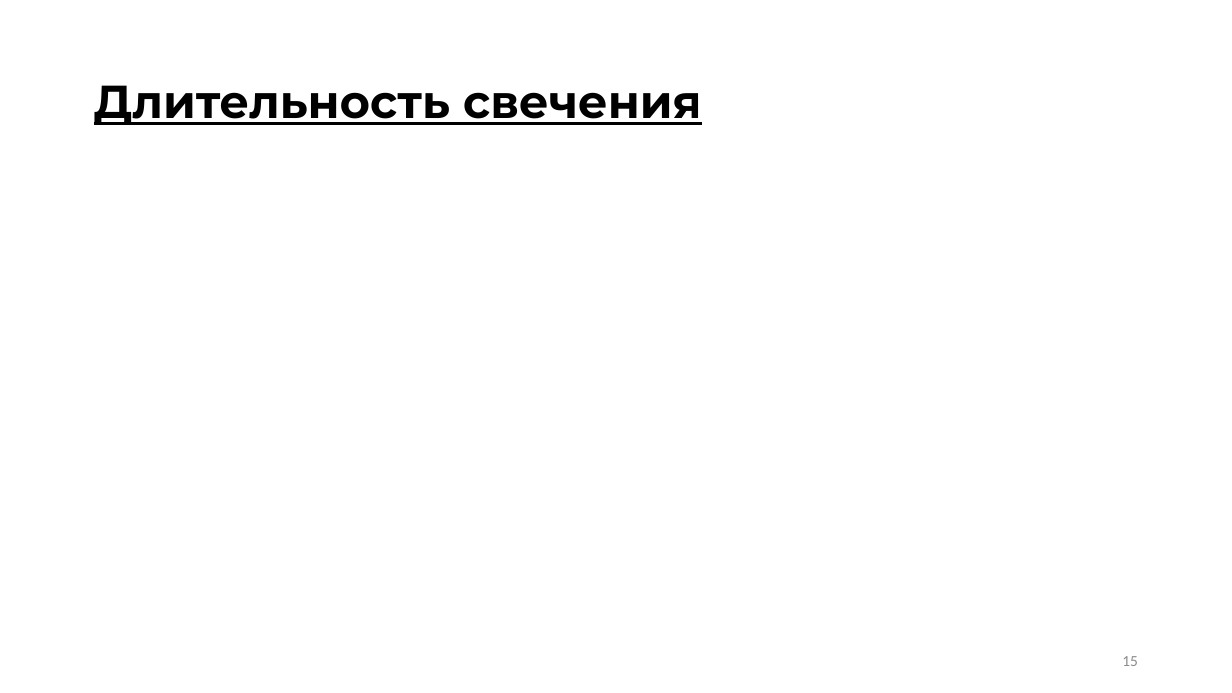
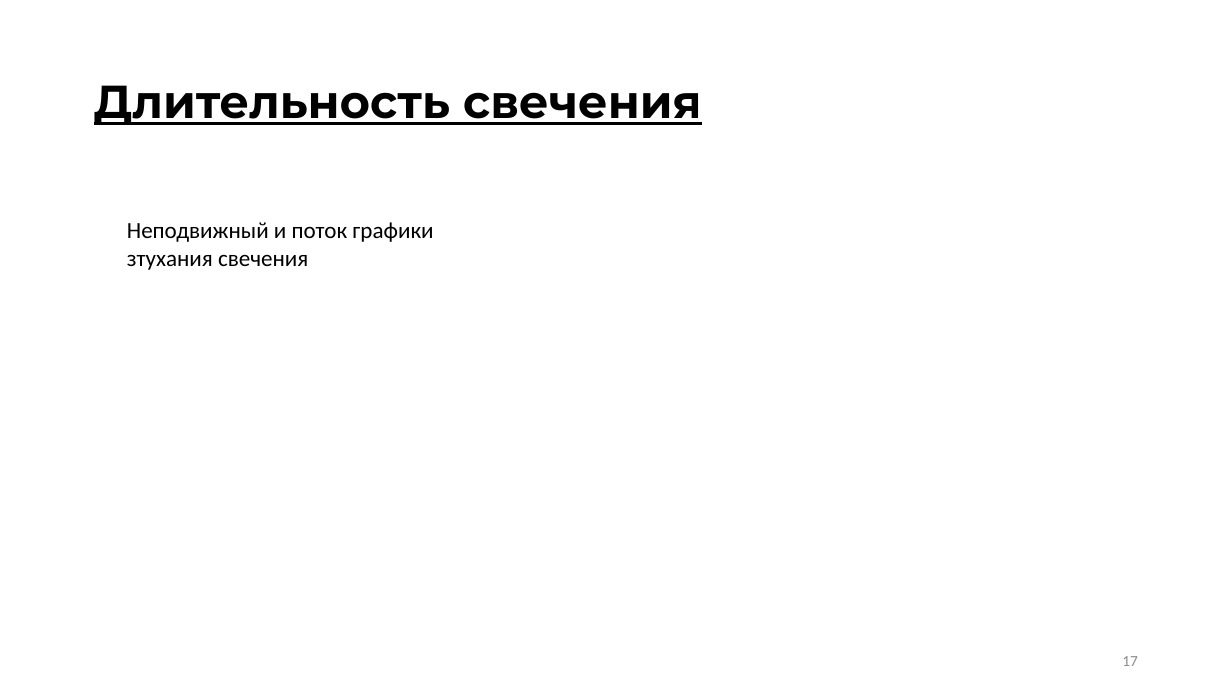
Before and after one commit to ulanich/msu, a slide deck: slide 17 of МАГ.ДИСС/предзащита.pptx (slide 15 before the commit). Drawn at 1232x693 pixels with LibreOffice and Linux fonts; fonts in the diff are those of the drawing. Boxes give left, top, right and bottom in pixels: in the first picture for what was removed or moved away, otherwise in the second. Text is boxed around its words. In the diff, an @@ line names an element or a change of style, - is before the commit and + after.

```diff
--- a/МАГ.ДИСС/предзащита.pptx
+++ b/МАГ.ДИСС/предзащита.pptx
@@ text added at (127,222,433,270), 18 pt, text #000000 @@
+Неподвижный и поток графики зтухания свечения
@@ page number at (1122,656,1138,666): text changed @@
-15
+17
```
Also in this commit, not shown: 14 other slides changed, 6 slides added, 3 other files.
